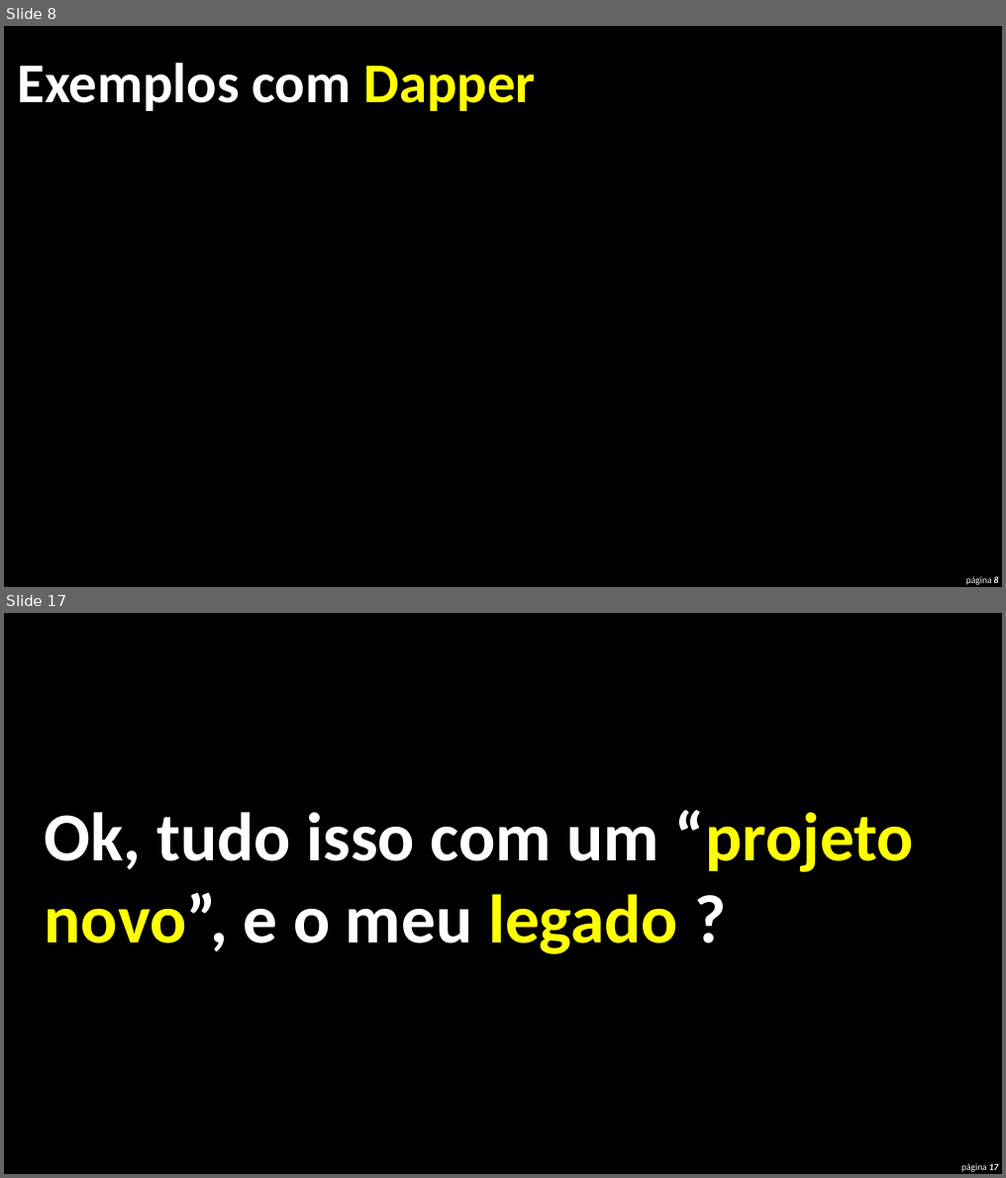
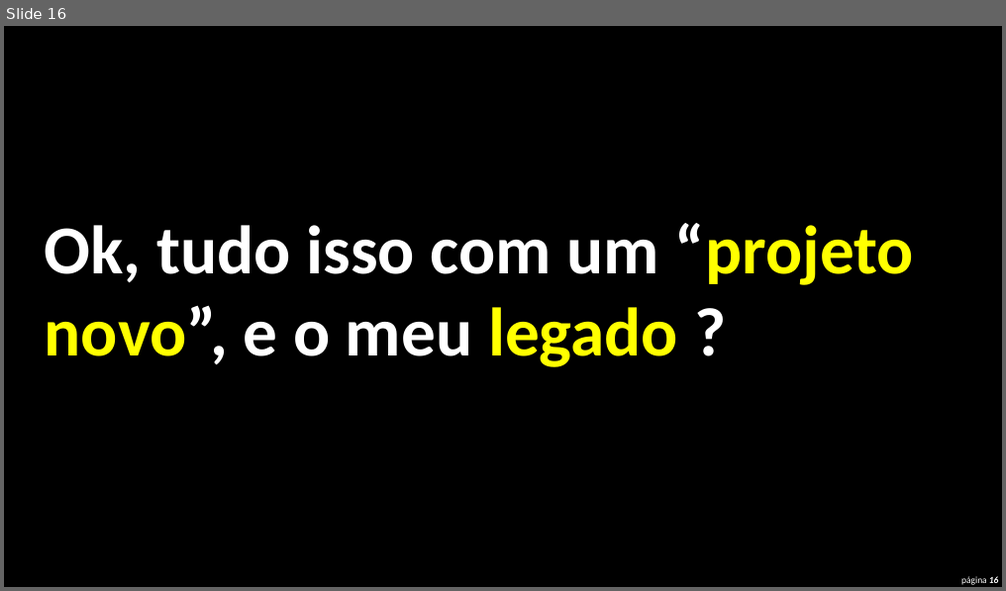
Before and after one commit to RSNUG-ORG/rsnug-6, a slide deck: RSNUG6.pptx. Shown one above the other, each under a label of ours: slides 8 and 17 before the commit, slide 16 after it; the slides between them are not shown. The pictures are 1006x1178 and 1006x591 pixels, drawn with LibreOffice and Linux fonts; fonts in the diff are those of the drawing. Boxes give left, top, right and bottom in pixels: in the first picture for what was removed or moved away, otherwise in the second. Text is boxed around its words. In the diff, an @@ line names an element or a change of style, - is before the commit and + after.

```diff
--- a/RSNUG6.pptx
+++ b/RSNUG6.pptx
@@ slide 8 removed at [4,26,1002,587], background #000000 @@
@@ text removed at [17,63,536,111] @@
-Exemplos com Dapper
@@ page number removed at [966,576,999,585] @@
-página 8
@@ what was slide 17 is now slide 16 @@
@@ page number at [961,576,999,585]: text changed @@
-página 17
+página 16
```
Also in this commit, not shown: 7 slides changed, 1 slide added, 1 other slide removed, 8 other files.
